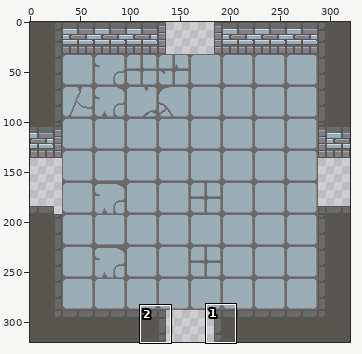
Two versions of one pixel-art file, sprites/asprite_files/tilemap/tilemap.ase. The first picture is a wide view before the edit; the outline marks the close-up.
Close-up. Earlier state:
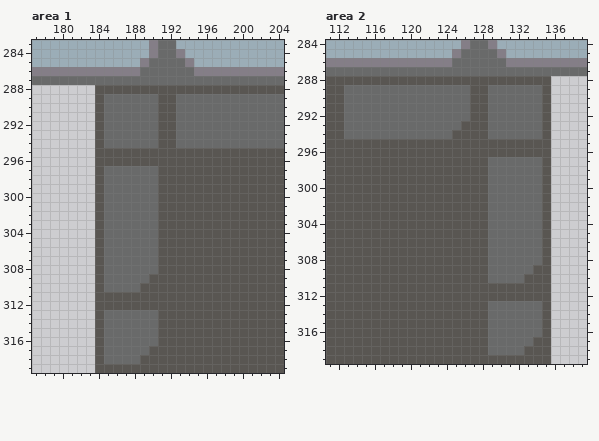
320x320 pixels, 1 frame. Shown: area 1: x 177..204, y 283..319; area 2: x 111..139, y 284..319. The commit also changed other parts of the picture, which this record leaves out.
After:
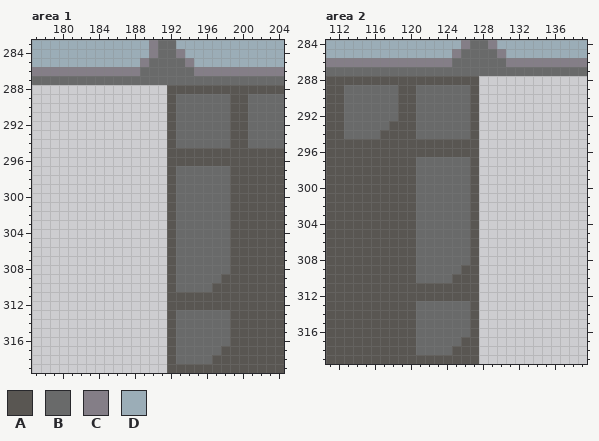
Palette (. is transparent): A #595652  B #696a6a  C #847e87  D #9badb7
Change:
--- area 1, layer "Layer 1"
@@ x 177..204 @@
 287 BBBBBBBBBBBBBBBBBBBBBBBBBBBB
-288 .......AAAAAAAAAAAAAAAAAAAAA
-289 .......ABBBBBBAABBBBBBBBBBBB
-290 .......ABBBBBBAABBBBBBBBBBBB
-291 .......ABBBBBBAABBBBBBBBBBBB
-292 .......ABBBBBBAABBBBBBBBBBBB
-293 .......ABBBBBBAABBBBBBBBBBBB
-294 .......ABBBBBBAABBBBBBBBBBBB
-295 .......AAAAAAAAAAAAAAAAAAAAA
-296 .......AAAAAAAAAAAAAAAAAAAAA
-297 .......ABBBBBBAAAAAAAAAAAAAA
-298 .......ABBBBBBAAAAAAAAAAAAAA
-299 .......ABBBBBBAAAAAAAAAAAAAA
-300 .......ABBBBBBAAAAAAAAAAAAAA
-301 .......ABBBBBBAAAAAAAAAAAAAA
-302 .......ABBBBBBAAAAAAAAAAAAAA
-303 .......ABBBBBBAAAAAAAAAAAAAA
-304 .......ABBBBBBAAAAAAAAAAAAAA
-305 .......ABBBBBBAAAAAAAAAAAAAA
-306 .......ABBBBBBAAAAAAAAAAAAAA
-307 .......ABBBBBBAAAAAAAAAAAAAA
-308 .......ABBBBBBAAAAAAAAAAAAAA
-309 .......ABBBBBAAAAAAAAAAAAAAA
-310 .......ABBBBAAAAAAAAAAAAAAAA
-311 .......AAAAAAAAAAAAAAAAAAAAA
-312 .......AAAAAAAAAAAAAAAAAAAAA
-313 .......ABBBBBBAAAAAAAAAAAAAA
-314 .......ABBBBBBAAAAAAAAAAAAAA
-315 .......ABBBBBBAAAAAAAAAAAAAA
-316 .......ABBBBBBAAAAAAAAAAAAAA
-317 .......ABBBBBAAAAAAAAAAAAAAA
-318 .......ABBBBAAAAAAAAAAAAAAAA
-319 .......AAAAAAAAAAAAAAAAAAAAA
+288 ...............AAAAAAAAAAAAA
+289 ...............ABBBBBBAABBBB
+290 ...............ABBBBBBAABBBB
+291 ...............ABBBBBBAABBBB
+292 ...............ABBBBBBAABBBB
+293 ...............ABBBBBBAABBBB
+294 ...............ABBBBBBAABBBB
+295 ...............AAAAAAAAAAAAA
+296 ...............AAAAAAAAAAAAA
+297 ...............ABBBBBBAAAAAA
+298 ...............ABBBBBBAAAAAA
+299 ...............ABBBBBBAAAAAA
+300 ...............ABBBBBBAAAAAA
+301 ...............ABBBBBBAAAAAA
+302 ...............ABBBBBBAAAAAA
+303 ...............ABBBBBBAAAAAA
+304 ...............ABBBBBBAAAAAA
+305 ...............ABBBBBBAAAAAA
+306 ...............ABBBBBBAAAAAA
+307 ...............ABBBBBBAAAAAA
+308 ...............ABBBBBBAAAAAA
+309 ...............ABBBBBAAAAAAA
+310 ...............ABBBBAAAAAAAA
+311 ...............AAAAAAAAAAAAA
+312 ...............AAAAAAAAAAAAA
+313 ...............ABBBBBBAAAAAA
+314 ...............ABBBBBBAAAAAA
+315 ...............ABBBBBBAAAAAA
+316 ...............ABBBBBBAAAAAA
+317 ...............ABBBBBAAAAAAA
+318 ...............ABBBBAAAAAAAA
+319 ...............AAAAAAAAAAAAA
--- area 2, layer "Layer 1"
@@ x 111..139 @@
 287 BBBBBBBBBBBBBBBBBBBBBBBBBBBBB
-288 AAAAAAAAAAAAAAAAAAAAAAAAA....
-289 AABBBBBBBBBBBBBBAABBBBBBA....
-290 AABBBBBBBBBBBBBBAABBBBBBA....
-291 AABBBBBBBBBBBBBBAABBBBBBA....
-292 AABBBBBBBBBBBBBBAABBBBBBA....
-293 AABBBBBBBBBBBBBAAABBBBBBA....
-294 AABBBBBBBBBBBBAAAABBBBBBA....
-295 AAAAAAAAAAAAAAAAAAAAAAAAA....
-296 AAAAAAAAAAAAAAAAAAAAAAAAA....
-297 AAAAAAAAAAAAAAAAAABBBBBBA....
-298 AAAAAAAAAAAAAAAAAABBBBBBA....
-299 AAAAAAAAAAAAAAAAAABBBBBBA....
-300 AAAAAAAAAAAAAAAAAABBBBBBA....
-301 AAAAAAAAAAAAAAAAAABBBBBBA....
-302 AAAAAAAAAAAAAAAAAABBBBBBA....
-303 AAAAAAAAAAAAAAAAAABBBBBBA....
-304 AAAAAAAAAAAAAAAAAABBBBBBA....
-305 AAAAAAAAAAAAAAAAAABBBBBBA....
-306 AAAAAAAAAAAAAAAAAABBBBBBA....
-307 AAAAAAAAAAAAAAAAAABBBBBBA....
-308 AAAAAAAAAAAAAAAAAABBBBBBA....
-309 AAAAAAAAAAAAAAAAAABBBBBAA....
-310 AAAAAAAAAAAAAAAAAABBBBAAA....
-311 AAAAAAAAAAAAAAAAAAAAAAAAA....
-312 AAAAAAAAAAAAAAAAAAAAAAAAA....
-313 AAAAAAAAAAAAAAAAAABBBBBBA....
-314 AAAAAAAAAAAAAAAAAABBBBBBA....
-315 AAAAAAAAAAAAAAAAAABBBBBBA....
-316 AAAAAAAAAAAAAAAAAABBBBBBA....
-317 AAAAAAAAAAAAAAAAAABBBBBAA....
-318 AAAAAAAAAAAAAAAAAABBBBAAA....
-319 AAAAAAAAAAAAAAAAAAAAAAAAA....
+288 AAAAAAAAAAAAAAAAA............
+289 AABBBBBBAABBBBBBA............
+290 AABBBBBBAABBBBBBA............
+291 AABBBBBBAABBBBBBA............
+292 AABBBBBBAABBBBBBA............
+293 AABBBBBAAABBBBBBA............
+294 AABBBBAAAABBBBBBA............
+295 AAAAAAAAAAAAAAAAA............
+296 AAAAAAAAAAAAAAAAA............
+297 AAAAAAAAAABBBBBBA............
+298 AAAAAAAAAABBBBBBA............
+299 AAAAAAAAAABBBBBBA............
+300 AAAAAAAAAABBBBBBA............
+301 AAAAAAAAAABBBBBBA............
+302 AAAAAAAAAABBBBBBA............
+303 AAAAAAAAAABBBBBBA............
+304 AAAAAAAAAABBBBBBA............
+305 AAAAAAAAAABBBBBBA............
+306 AAAAAAAAAABBBBBBA............
+307 AAAAAAAAAABBBBBBA............
+308 AAAAAAAAAABBBBBBA............
+309 AAAAAAAAAABBBBBAA............
+310 AAAAAAAAAABBBBAAA............
+311 AAAAAAAAAAAAAAAAA............
+312 AAAAAAAAAAAAAAAAA............
+313 AAAAAAAAAABBBBBBA............
+314 AAAAAAAAAABBBBBBA............
+315 AAAAAAAAAABBBBBBA............
+316 AAAAAAAAAABBBBBBA............
+317 AAAAAAAAAABBBBBAA............
+318 AAAAAAAAAABBBBAAA............
+319 AAAAAAAAAAAAAAAAA............
Changed places in both close-ups, as pixel boxes (x1, y1, x2, y2):
changed: (95, 85, 248, 373)
changed: (380, 76, 551, 364)
